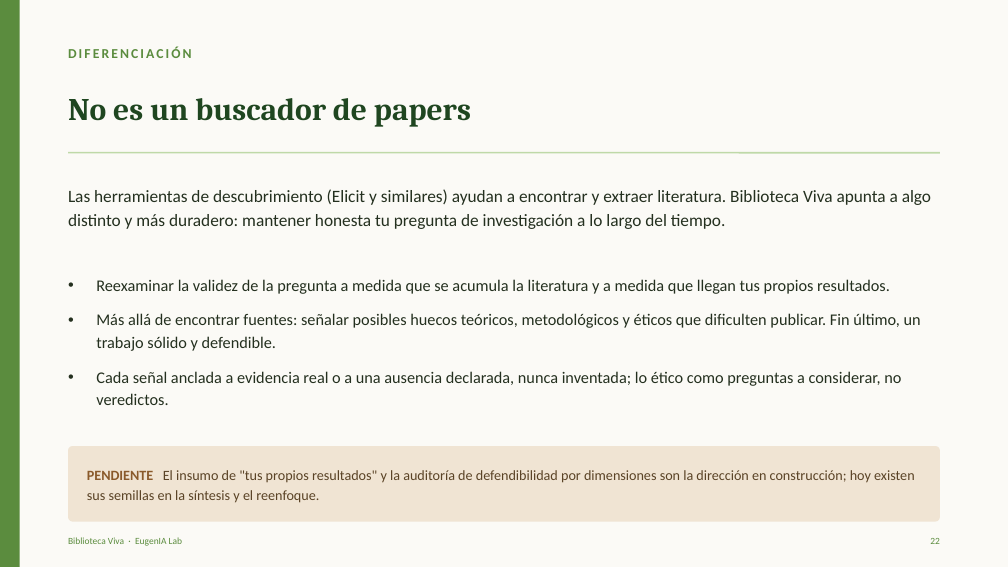
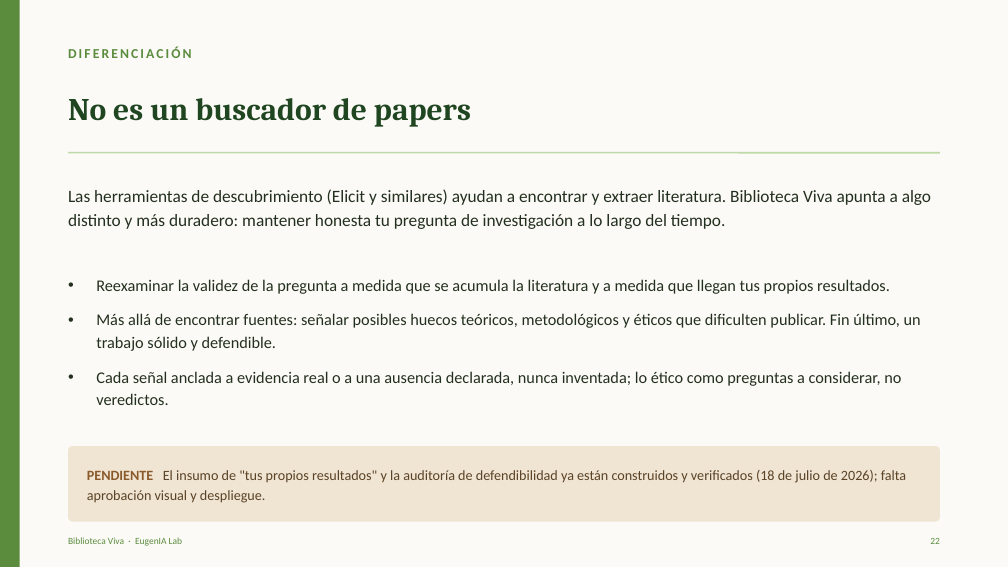
Before and after one commit to mreyesg/eugenia-lab-biva, a slide deck: slide 22 of presentation/Presentacion_Biblioteca_Viva.pptx. Drawn at 1008x567 pixels with LibreOffice and Linux fonts; fonts in the diff are those of the drawing. Boxes give left, top, right and bottom in pixels: in the first picture for what was removed or moved away, otherwise in the second. Text is boxed around its words. In the diff, an @@ line names an element or a change of style, - is before the commit and + after.

```diff
--- a/presentation/Presentacion_Biblioteca_Viva.pptx
+++ b/presentation/Presentacion_Biblioteca_Viva.pptx
@@ text at box(87, 470, 906, 503): text changed @@
-PENDIENTE El insumo de "tus propios resultados" y la auditoría de defendibilidad por dimensiones son la dirección en construcción; hoy existen sus semillas en la síntesis y el reenfoque.
+PENDIENTE El insumo de "tus propios resultados" y la auditoría de defendibilidad ya están construidos y verificados (18 de julio de 2026); falta aprobación visual y despliegue.
```
Also in this commit, not shown: 4 other slides changed, 4 other files.
